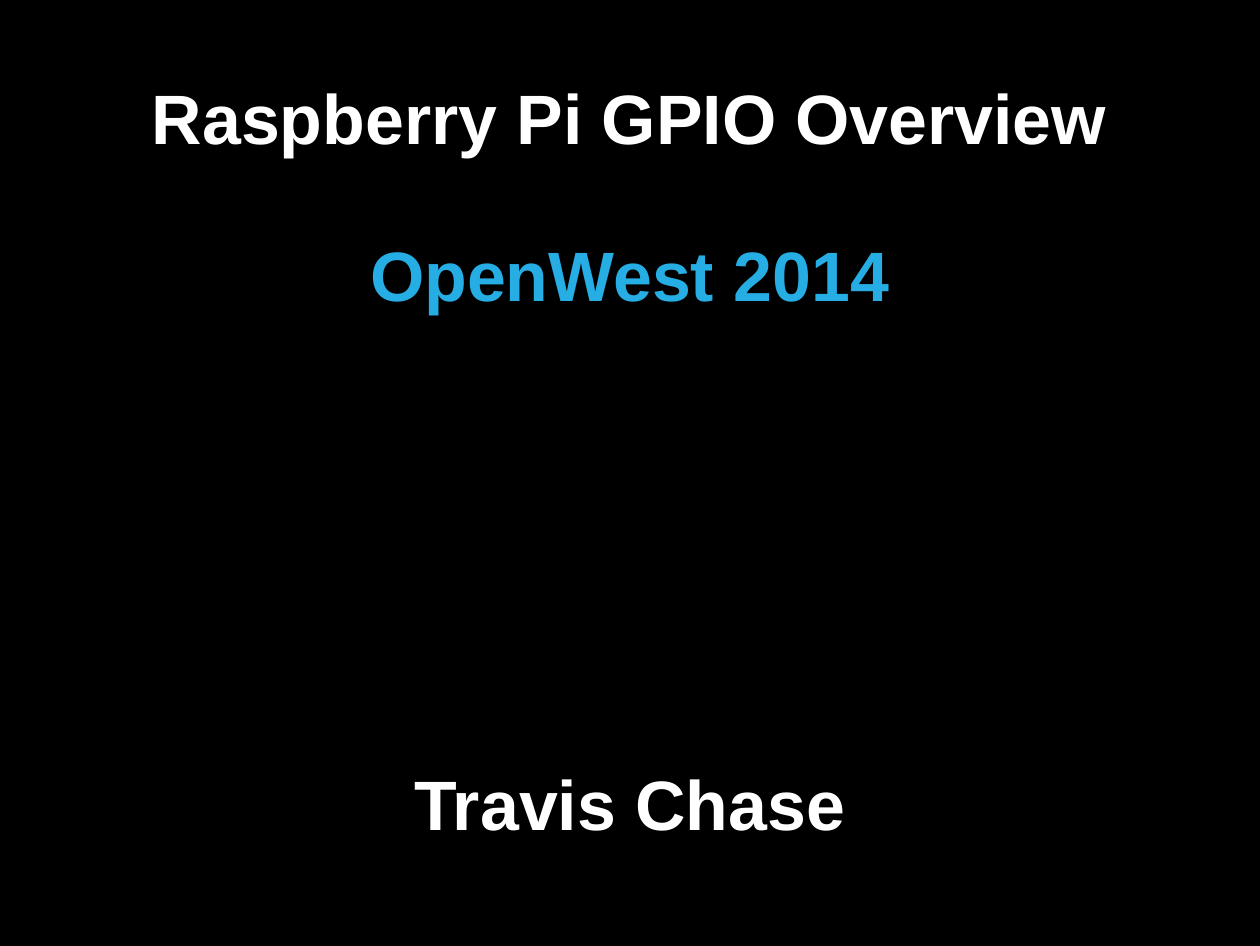
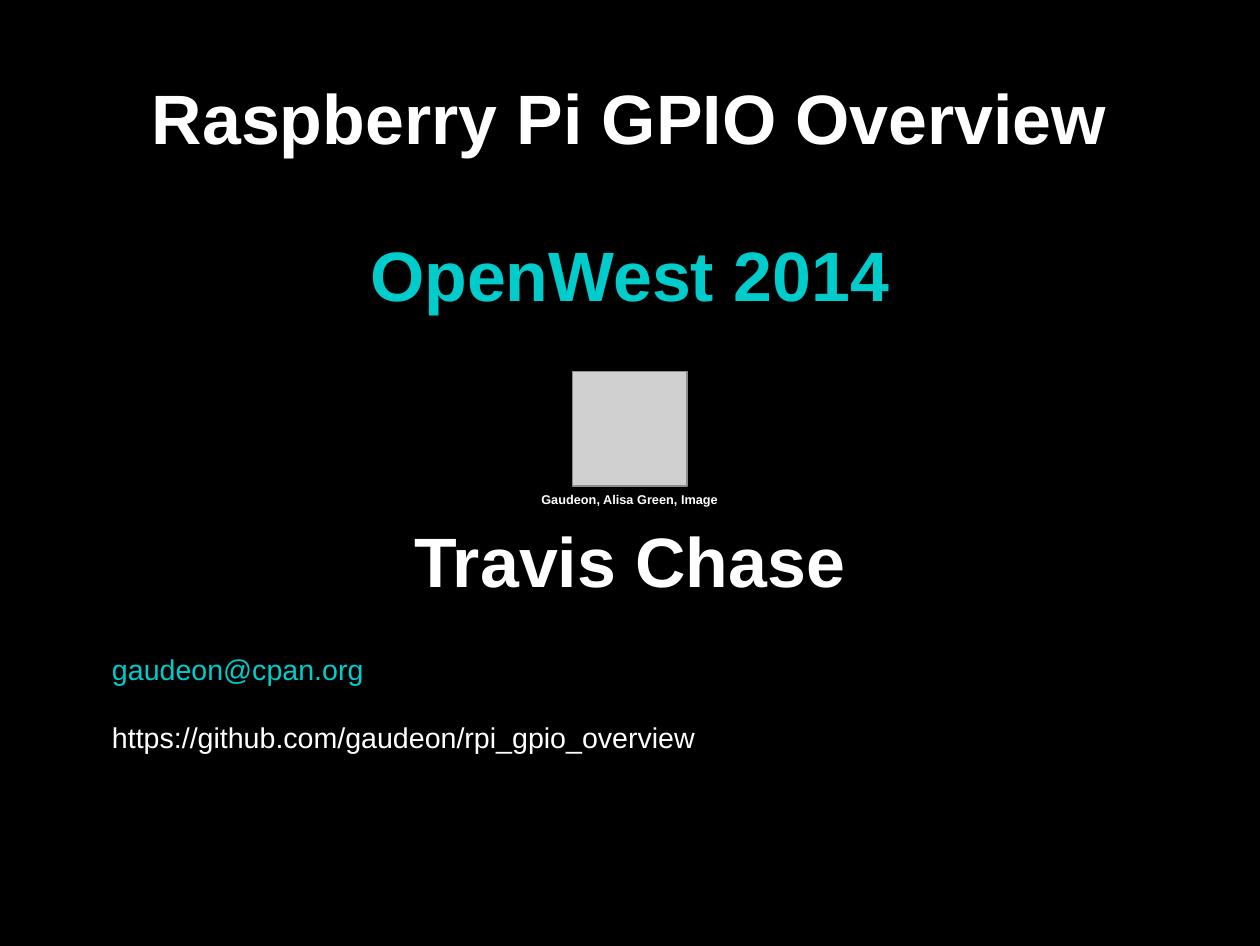
Before and after one commit to gaudeon/rpi_gpio_overview, a slide deck: slide 1 of slides/RPi GPIO Overview.odp. Drawn at 1260x946 pixels with LibreOffice and Linux fonts; fonts in the diff are those of the drawing; grey boxes stand for pictures. Boxes give left, top, right and bottom in pixels: in the first picture for what was removed or moved away, otherwise in the second. Text is boxed around its words. In the diff, an @@ line names an element or a change of style, - is before the commit and + after.

```diff
--- a/slides/RPi GPIO Overview.odp
+++ b/slides/RPi GPIO Overview.odp
@@ text "OpenWest 2014" at [370, 252, 889, 314]: text colour #26ADE4 to #00CCCC @@
@@ picture added at [573, 372, 687, 486] @@
@@ text added at [541, 494, 718, 507], 8 pt, text #FFFFFF, bold @@
+Gaudeon, Alisa Green, Image
@@ text "Travis Chase": place and size @@
-text "Travis Chase" at [414, 779, 845, 831]
+text "Travis Chase" at [414, 536, 845, 588]
@@ text added at [112, 659, 695, 754], 18 pt, text #FFFFFF @@
+gaudeon@cpan.org
+https://github.com/gaudeon/rpi_gpio_overview
```
Also in this commit, not shown: 37 other slides changed, 4 slides added, 8 slides removed, 1 other file.
